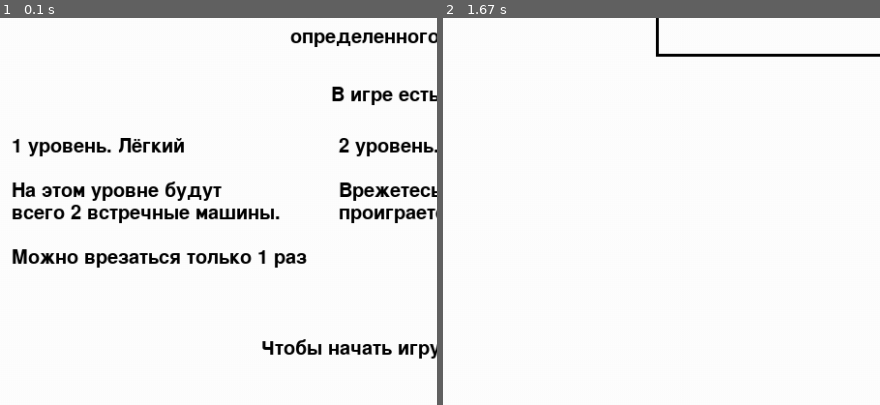
Above: before the commit, frames 1-2 (left to right).
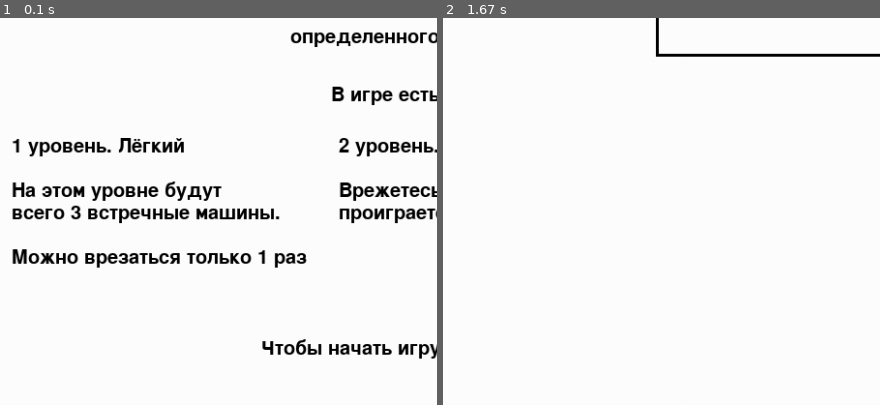
Above: after the commit, the same moments.

Repository: YurKP/pygame--
Game: pygame game, started from main.py
Same seed, same stepped clock (60 frames per second), same inputs: the game is played once before the commit and once after it.
Inputs:
- Up to frame 1 (0.1 s): no input
- Up to frame 2 (1.67 s): tap Space at 0.33 s; type "ann" at 0.67 s; tap Enter at 1, 1.35 s; type "a" at 1.22 s
The pictures show only the part of the screen within x 0-50%, y 50-100%; the shares and areas given below are measured in that part.

The runs differ from the first frame. In frame 1, less than 0.1% of the frame differs, in the area x 16-19%, y 48-53%; in frame 2, nothing differs.

Commit message:
change_start_screen

Diff:
--- a/main.py
+++ b/main.py
@@ -24,7 +24,7 @@
               "другие машины больше", "определенного количества раз.", "",
               "       В игре есть 3 уровня."]
 
-    text_2 = ['1 уровень. Лёгкий', '', 'На этом уровне будут', 'всего 2 встречные машины.', '',
+    text_2 = ['1 уровень. Лёгкий', '', 'На этом уровне будут', 'всего 3 встречные машины.', '',
               'Можно врезаться только 1 раз']
 
     text_3 = ['2 уровень. Средний', '', 'Врежетесь 3 раза =>', 'проиграете']
